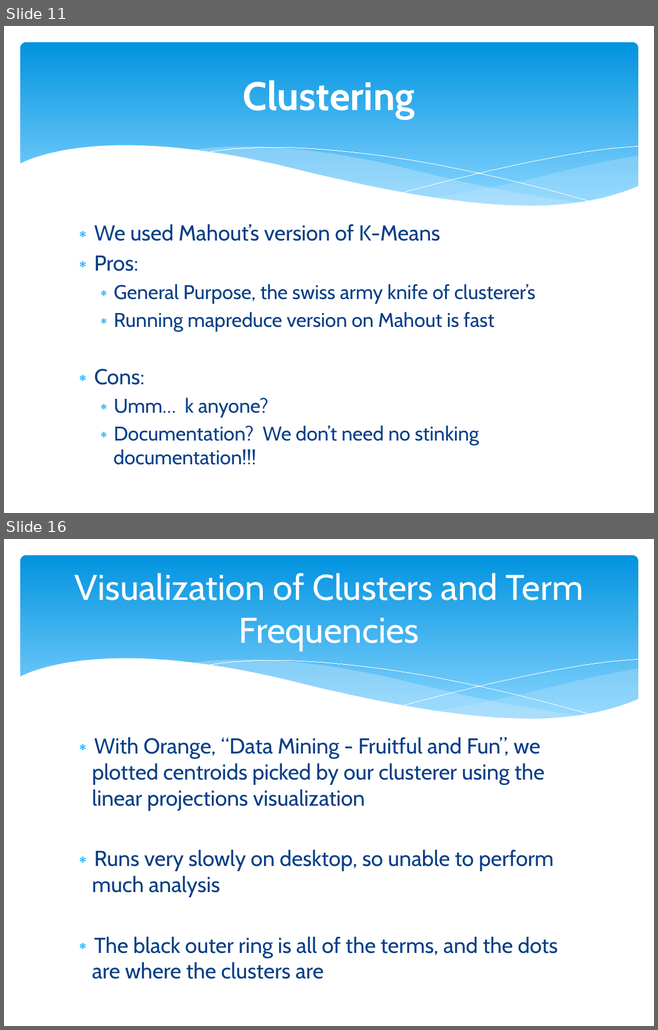
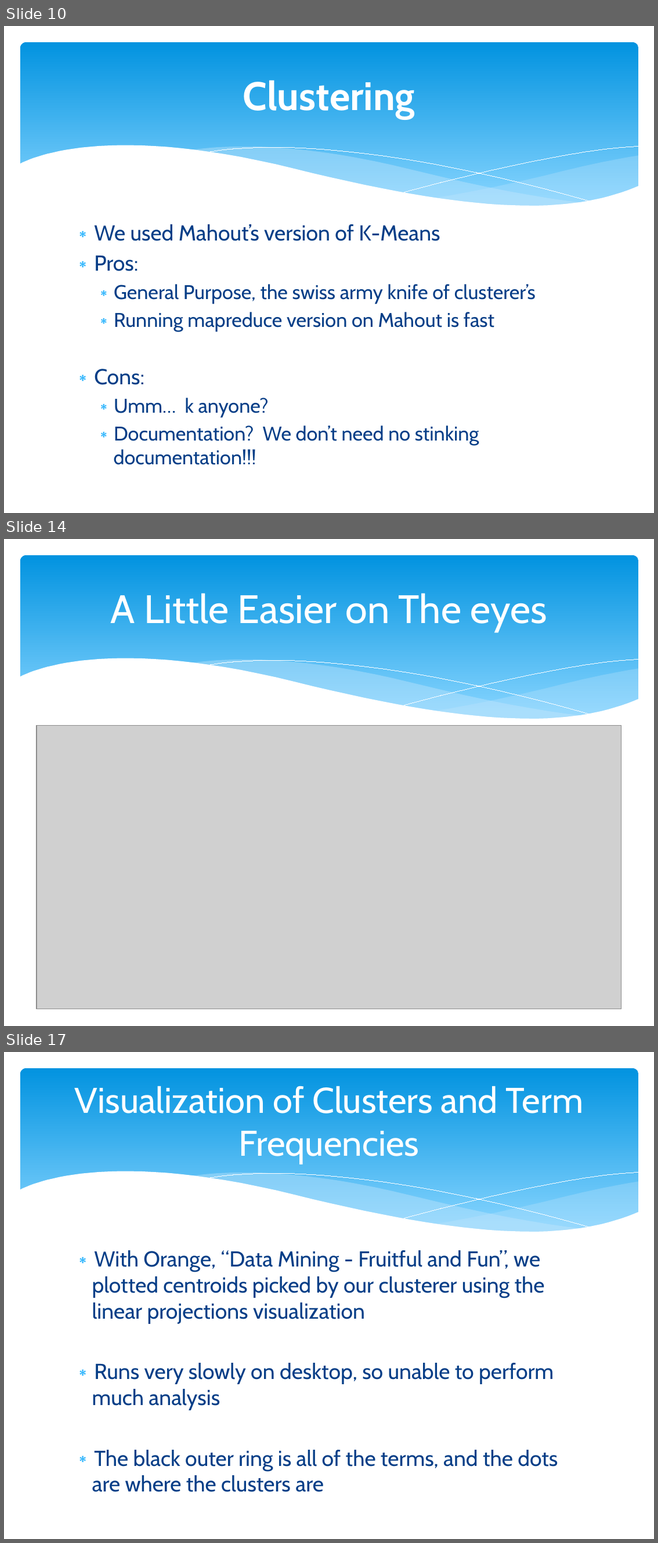
Before and after one commit to Mletter1/Challenge1, a slide deck: Presentation.pptx. Shown one above the other, each under a label of ours: slides 11 and 16 before the commit, slides 10, 14 and 17 after it; the slides between them are not shown. The pictures are 658x1030 and 658x1543 pixels, drawn with LibreOffice and Linux fonts; fonts in the diff are those of the drawing; grey boxes stand for pictures. Boxes give left, top, right and bottom in pixels: in the first picture for what was removed or moved away, otherwise in the second. Text is boxed around its words. In the diff, an @@ line names an element or a change of style, - is before the commit and + after.

```diff
--- a/Presentation.pptx
+++ b/Presentation.pptx
@@ slide 14 added at <box>4,539,654,1026</box>, background #FFFFFF; not listed: 6 template elements that a slide beside it also shows @@
@@ title added at <box>111,593,547,632</box>, 44 pt, text #FFFFFF @@
+A Little Easier on The eyes
@@ picture added at <box>36,725,621,1009</box> @@
@@ what was slide 11 is now slide 10 @@
@@ what was slide 16 is now slide 17 @@
```
Also in this commit, not shown: 5 slides changed, 2 other slides added, 2 slides removed.
